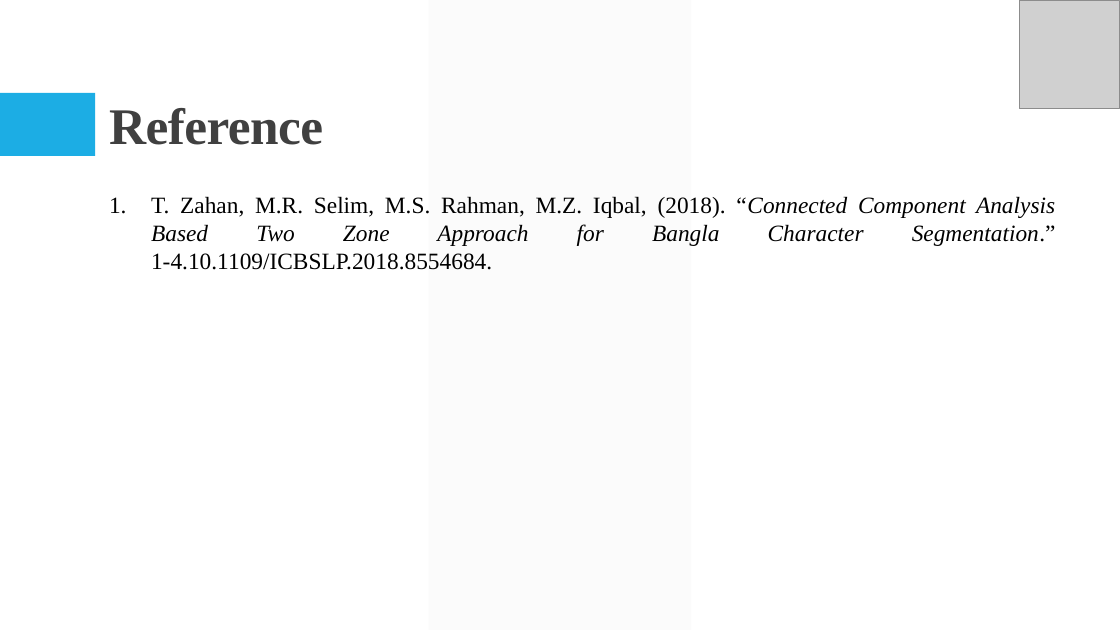
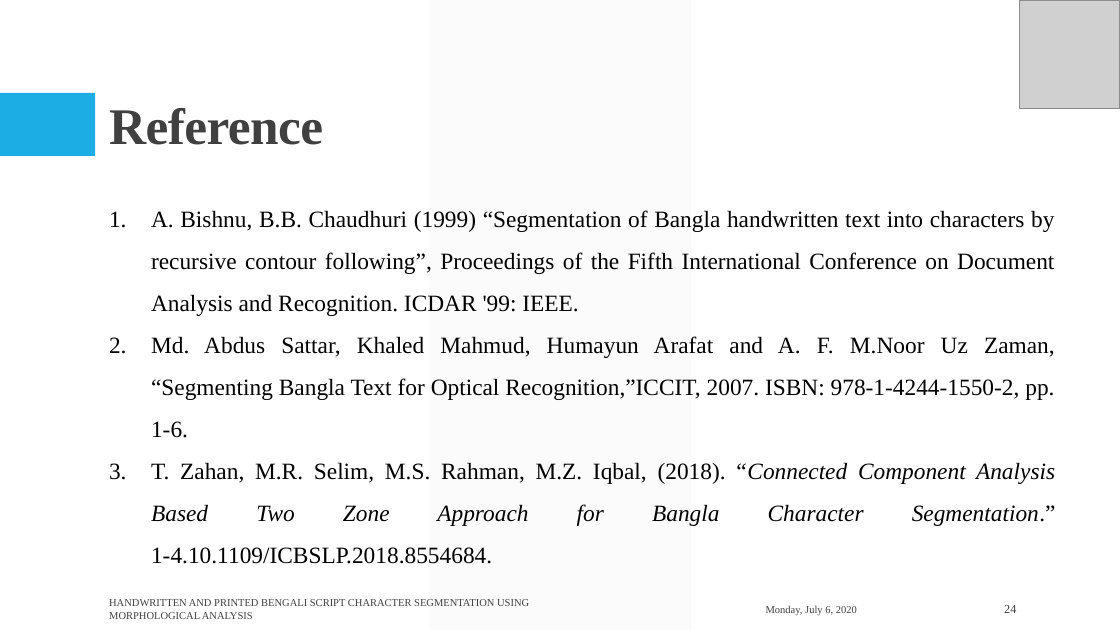
Before and after one commit to Arik096/project, a slide deck: slide 24 of book/puja.pptx (slide 16 before the commit). Drawn at 1120x630 pixels with LibreOffice and Linux fonts; fonts in the diff are those of the drawing; grey boxes stand for pictures. Boxes give left, top, right and bottom in pixels: in the first picture for what was removed or moved away, otherwise in the second. Text is boxed around its words. In the diff, an @@ line names an element or a change of style, - is before the commit and + after.

```diff
--- a/book/puja.pptx
+++ b/book/puja.pptx
@@ text at [151,210,1055,438]: paragraphs added @@
+1. A. Bishnu, B.B. Chaudhuri (1999) “Segmentation of Bangla handwritten text into characters by recursive contour following”, Proceedings of the Fifth International Conference on Document Analysis and Recognition. ICDAR '99: IEEE.
+2. Md. Abdus Sattar, Khaled Mahmud, Humayun Arafat and A. F. M.Noor Uz Zaman, “Segmenting Bangla Text for Optical Recognition,”ICCIT, 2007. ISBN: 978-1-4244-1550-2, pp. 1-6.
@@ text at [151,462,1056,564]: line spacing 1 to 1.5 @@
@@ text added at [109,599,529,619], 9 pt, text #404040 @@
+HANDWRITTEN AND PRINTED BENGALI SCRIPT CHARACTER SEGMENTATION USING MORPHOLOGICAL ANALYSIS
@@ text added at [766,605,857,615], 9 pt, text #404040 @@
+Monday, July 6, 2020
@@ page number added at [1004,605,1016,613], 10.5 pt, text #404040 @@
+24
```
Also in this commit, not shown: 16 other slides changed, 8 slides added.
